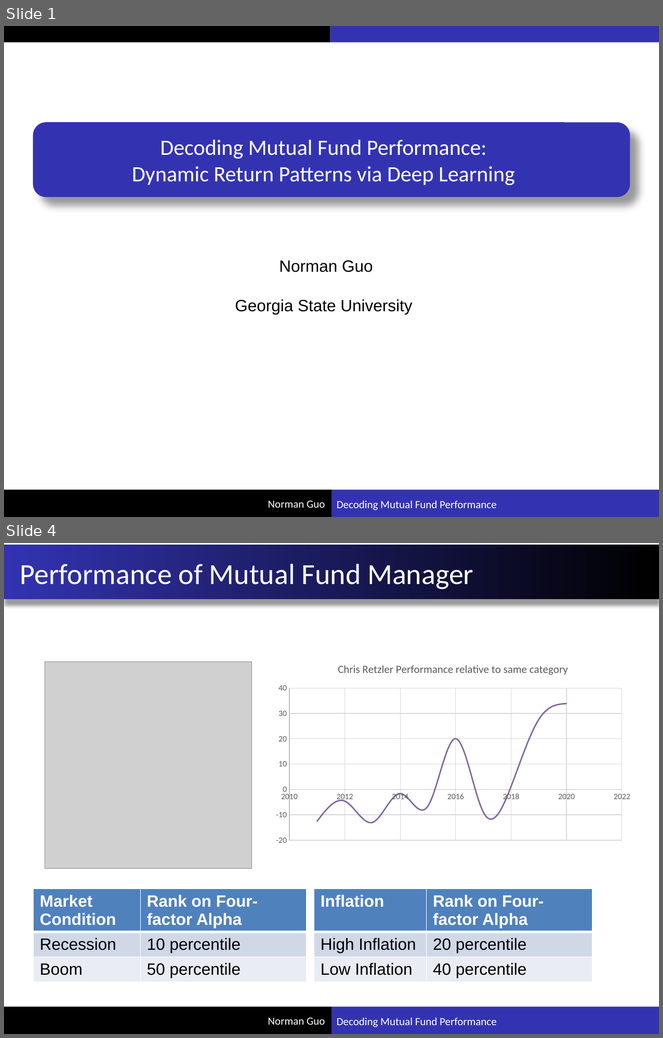
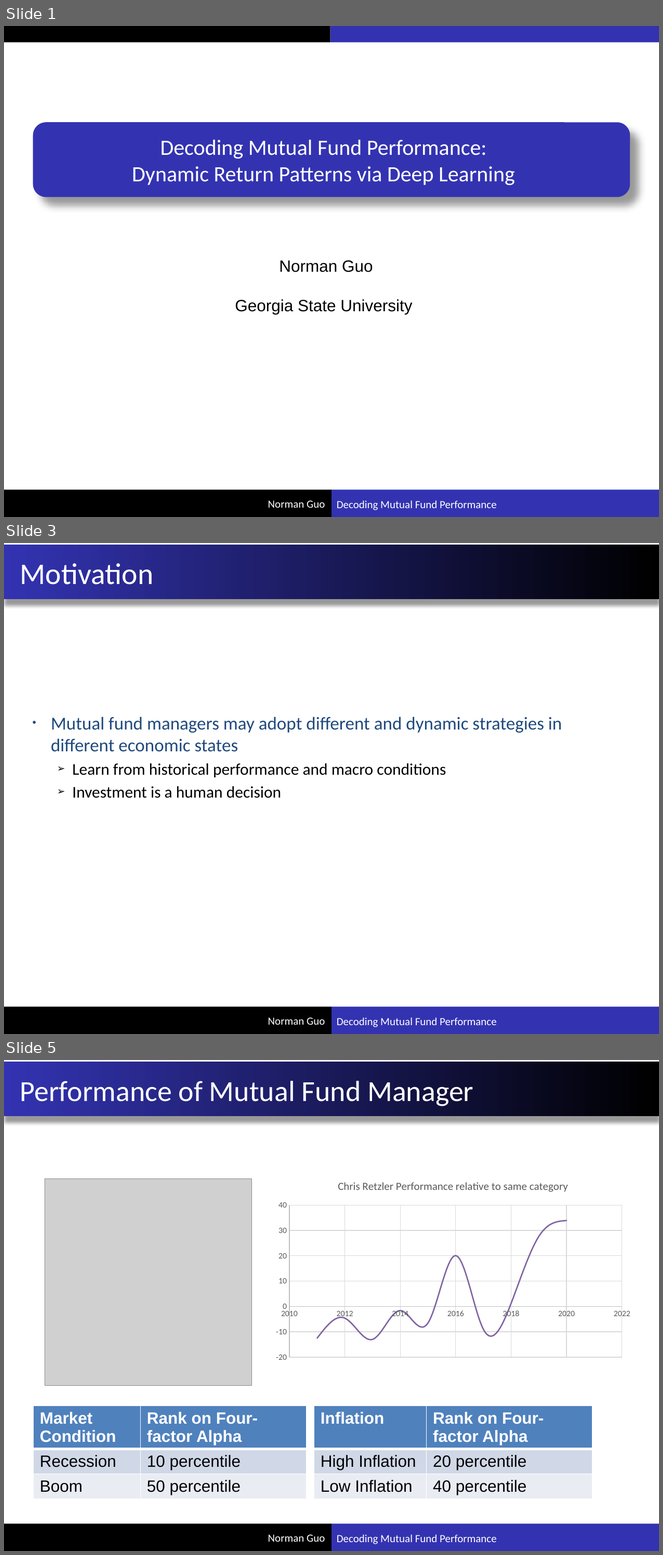
Before and after one commit to xuxiguo/ace_portfolio, a slide deck: pdf/Decoding Mutual Fund Performance.pptx. Shown one above the other, each under a label of ours: slides 1 and 4 before the commit, slides 1, 3 and 5 after it; the slides between them are not shown. The pictures are 663x1038 and 663x1555 pixels, drawn with LibreOffice and Linux fonts; fonts in the diff are those of the drawing; grey boxes stand for pictures. Boxes give left, top, right and bottom in pixels: in the first picture for what was removed or moved away, otherwise in the second. Text is boxed around its words. In the diff, an @@ line names an element or a change of style, - is before the commit and + after.

```diff
--- a/pdf/Decoding Mutual Fund Performance.pptx
+++ b/pdf/Decoding Mutual Fund Performance.pptx
@@ slide 3 added at (4,543,659,1034), background #FFFFFF; not listed: 5 template elements that a slide beside it also shows @@
@@ title added at (20,563,153,585), 33 pt, text #FFFFFF @@
+Motivation
@@ text added at (51,717,562,798), 20 pt, text #1F497D @@
+• Mutual fund managers may adopt different and dynamic strategies in different economic states
+  ➢ Learn from historical performance and macro conditions
+  ➢ Investment is a human decision
@@ what was slide 4 is now slide 5 @@
```
Also in this commit, not shown: 7 slides changed, 2 other slides added, 6 slides removed.
